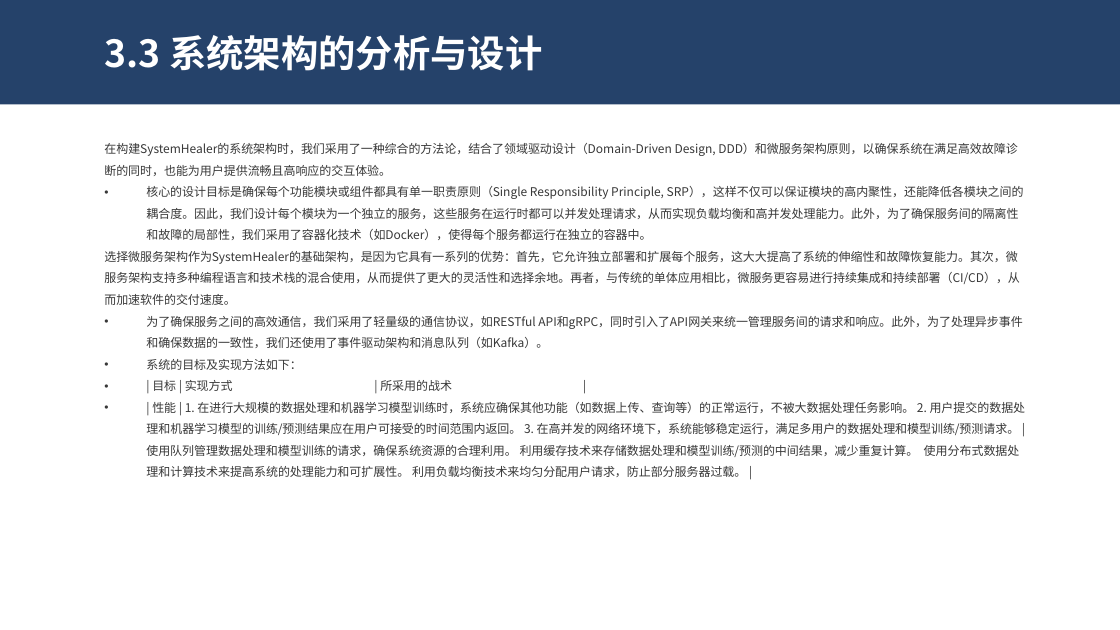
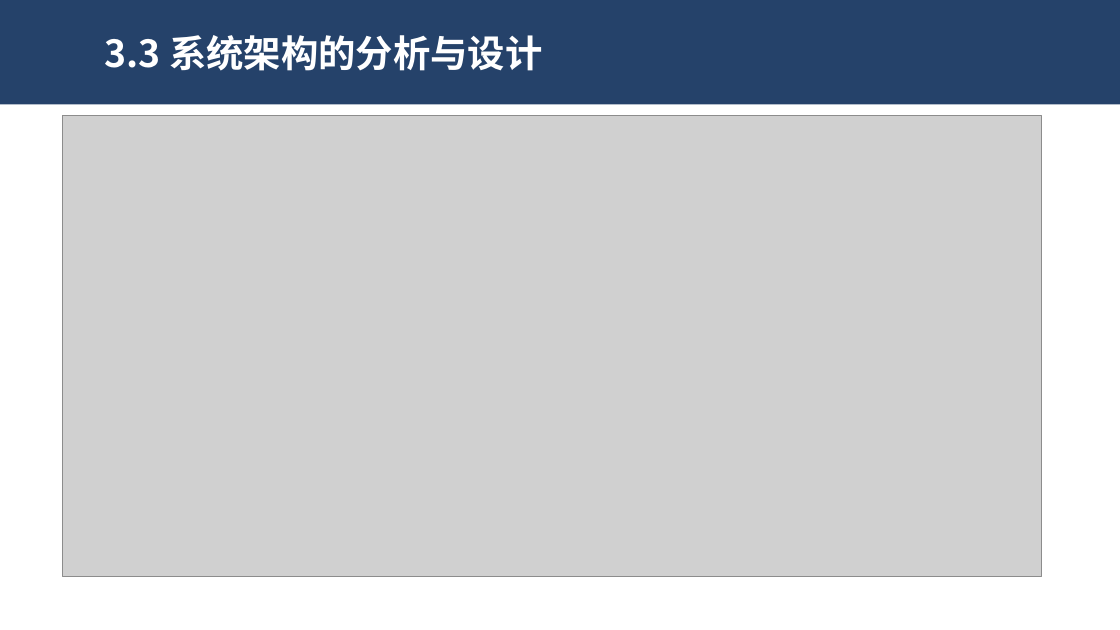
Before and after one commit to dekrt/SoftwareArchitecture, a slide deck: slide 43 of 架构设计-ArchitectureDesign/ArchitectureDesign.pptx (slide 41 before the commit). Drawn at 1120x630 pixels with LibreOffice and Linux fonts; fonts in the diff are those of the drawing; grey boxes stand for pictures. Boxes give left, top, right and bottom in pixels: in the first picture for what was removed or moved away, otherwise in the second. Text is boxed around its words. In the diff, an @@ line names an element or a change of style, - is before the commit and + after.

```diff
--- a/架构设计-ArchitectureDesign/ArchitectureDesign.pptx
+++ b/架构设计-ArchitectureDesign/ArchitectureDesign.pptx
@@ picture added at [63, 115, 1042, 577] @@
@@ text removed at [104, 143, 1026, 477] @@
-在构建SystemHealer的系统架构时，我们采用了一种综合的方法论，结合了领域驱动设计（Domain-Driven Design, DDD）和微服务架构原则，以确保系统在满足高效故障诊断的同时，也能为用户提供流畅且高响应的交互体验。
-• 核心的设计目标是确保每个功能模块或组件都具有单一职责原则（Single Responsibility Principle, SRP），这样不仅可以保证模块的高内聚性，还能降低各模块之间的耦合度。因此，我们设计每个模块为一个独立的服务，这些服务在运行时都可以并发处理请求，从而实现负载均衡和高并发处理能力。此外，为了确保服务间的隔离性和故障的局部性，我们采用了容器化技术（如Docker），使得每个服务都运行在独立的容器中。
-选择微服务架构作为SystemHealer的基础架构，是因为它具有一系列的优势：首先，它允许独立部署和扩展每个服务，这大大提高了系统的伸缩性和故障恢复能力。其次，微服务架构支持多种编程语言和技术栈的混合使用，从而提供了更大的灵活性和选择余地。再者，与传统的单体应用相比，微服务更容易进行持续集成和持续部署（CI/CD），从而加速软件的交付速度。
-• 为了确保服务之间的高效通信，我们采用了轻量级的通信协议，如RESTful API和gRPC，同时引入了API网关来统一管理服务间的请求和响应。此外，为了处理异步事件和确保数据的一致性，我们还使用了事件驱动架构和消息队列（如Kafka）。
-• 系统的目标及实现方法如下：
-• | 目标 | 实现方式 | 所采用的战术 |
-• | 性能 | 1. 在进行大规模的数据处理和机器学习模型训练时，系统应确保其他功能（如数据上传、查询等）的正常运行，不被大数据处理任务影响。 2. 用户提交的数据处理和机器学习模型的训练/预测结果应在用户可接受的时间范围内返回。 3. 在高并发的网络环境下，系统能够稳定运行，满足多用户的数据处理和模型训练/预测请求。 | 使用队列管理数据处理和模型训练的请求，确保系统资源的合理利用。 利用缓存技术来存储数据处理和模型训练/预测的中间结果，减少重复计算。 使用分布式数据处理和计算技术来提高系统的处理能力和可扩展性。 利用负载均衡技术来均匀分配用户请求，防止部分服务器过载。 |
```
Also in this commit, not shown: 5 other slides changed, 2 slides added.
